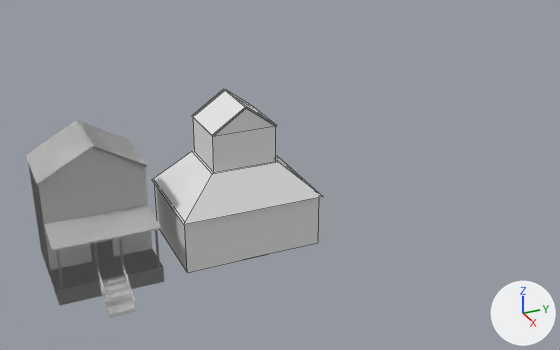
Before and after pictures for a commit that changed the Blender file map/houses/meshes/house1.blend.
One viewpoint serves both versions: a 50 mm camera at (903.0, -145.0, 528.0) aimed at (23.0, 250.0, 89.0). Lighting does not change. The marker at lower right points along +X, +Y and +Z. Mesh edges are drawn as thin lines on the coarser meshes.

The first picture shows 'House.001', 'House2', 'Stairs'.
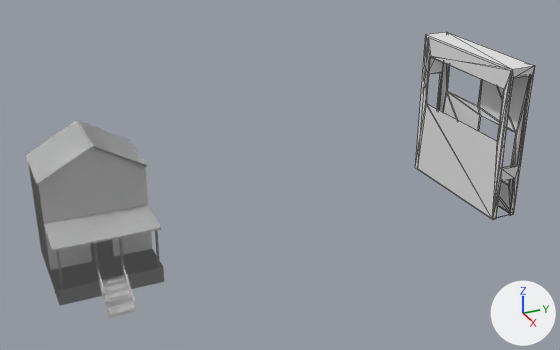
The change in detail:
Mesh me_cube_003 is new.
It has 66 vertices, 152 faces and spans x -93.0..112.0, y -18.0..21.0, z -4.0..225.0.
Object 'House2' (ob_house2) is now hidden.
Object 'Cube' (ob_cube) is new; it shows me_cube_003.
Its location is (0.0, 29.6, 0.0).
Its delta location is (0.0, 539.7, 0.0).

Boxes [x1, y1, x2, y2] around the edits, measured in the pictures (560 x 350 px):
'House2', hidden
    before: [152, 89, 323, 273]
'Cube', added
    after: [415, 32, 534, 220]
